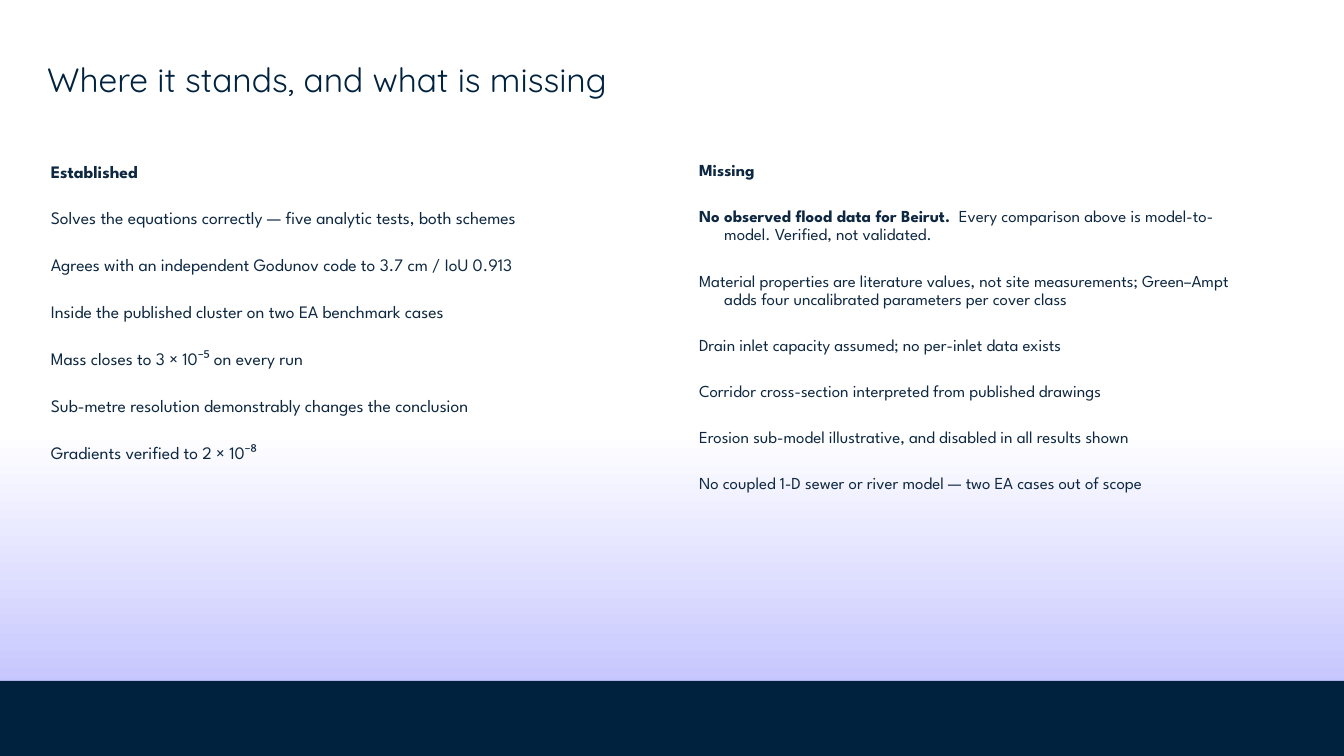
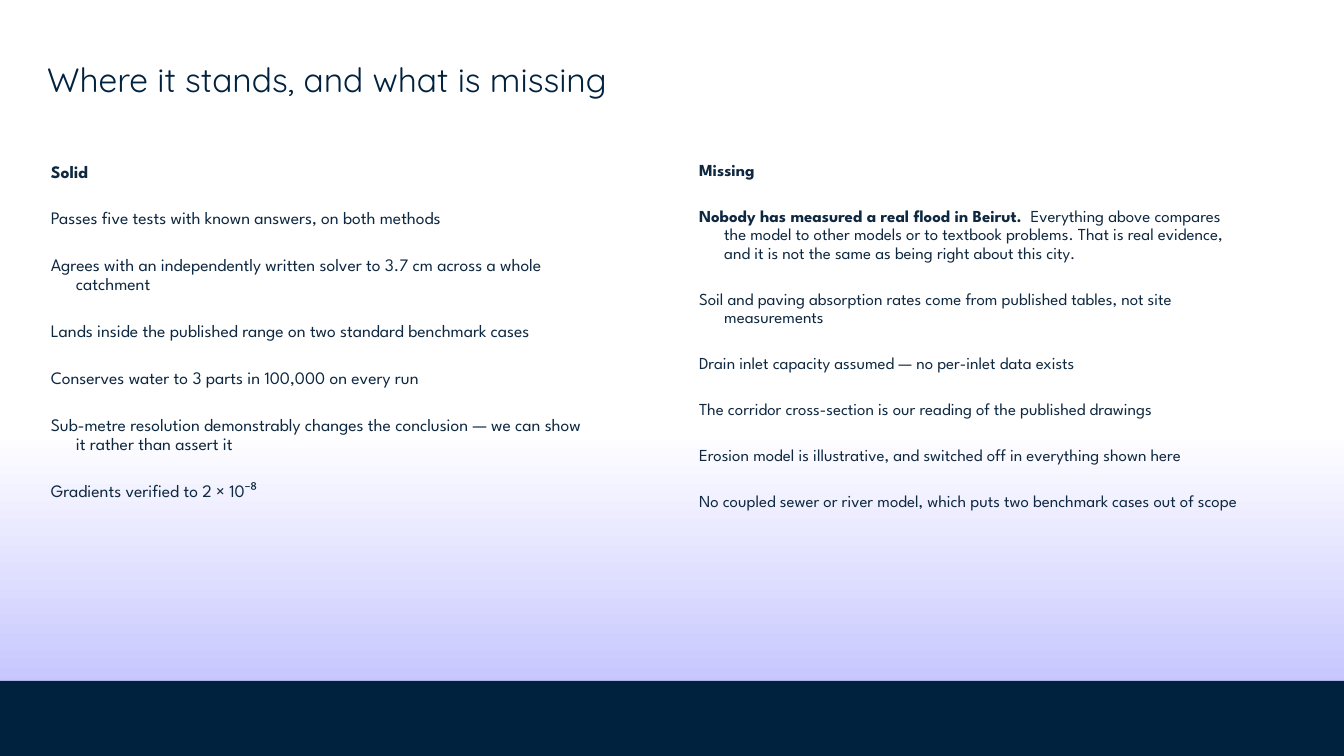
Before and after one commit to stathis-liap/Beirut_Project, a slide deck: slide 19 of output/presentation/almasar_technical_deck.pptx (slide 17 before the commit). Drawn at 1344x756 pixels with LibreOffice and Linux fonts; fonts in the diff are those of the drawing; background and template pictures are left out. Boxes give left, top, right and bottom in pixels: in the first picture for what was removed or moved away, otherwise in the second. Text is boxed around its words. In the diff, an @@ line names an element or a change of style, - is before the commit and + after.

Commit message:
Repitch the technical deck for engineers rather than hydraulics specialists
The deck assumed the audience read the flood-modelling literature. It should
assume they write software and understand maths.

- Every literature name is gone from the slides: Audusse reconstruction, Toro
  wave speeds, Kurganov-Petrova desingularisation, SIMP relaxation, Heaviside
  projection. The equation cards now annotate what each term *does* - "measure
  depth from the higher of the two beds, so still water stays still over a
  step" says more than the name ever did.
- The two schemes are "the cheap way" and "the full way", with what the cheap
  one drops and why it matters here, instead of a citation.
- New tech_loop.png: the stencil, the four steps of a timestep, and the per-run
  budget. Familiar ground for anyone who has written numerical code, and it
  makes steps 1 and 3 the only things that need explaining.
- Testing is framed as a test suite plus a runtime invariant, because that is
  what it is.
- Differentiability is explained as autograd through 75,000 steps - the same
  machinery that trains a network, applied to a solver.
- Adds "the idea in one paragraph" up front and drops the dense formulation
  slide that opened the old version.

20 slides, up from 18. The overview deck is unchanged.

```diff
--- a/output/presentation/almasar_technical_deck.pptx
+++ b/output/presentation/almasar_technical_deck.pptx
@@ text at [51, 166, 581, 451]: text changed @@
-Established
-Solves the equations correctly — five analytic tests, both schemes
-Agrees with an independent Godunov code to 3.7 cm / IoU 0.913
-Inside the published cluster on two EA benchmark cases
-Mass closes to 3 × 10⁻⁵ on every run
-Sub-metre resolution demonstrably changes the conclusion
+Solid
+Passes five tests with known answers, on both methods
+Agrees with an independently written solver to 3.7 cm across a whole catchment
+Lands inside the published range on two standard benchmark cases
+Conserves water to 3 parts in 100,000 on every run
+Sub-metre resolution demonstrably changes the conclusion — we can show it rather than assert it
@@ text at [699, 210, 1237, 511]: text changed @@
-No observed flood data for Beirut. Every comparison above is model-to-model. Verified, not validated.
-Material properties are literature values, not site measurements; Green–Ampt adds four uncalibrated parameters per cover class
-Drain inlet capacity assumed; no per-inlet data exists
-Corridor cross-section interpreted from published drawings
-Erosion sub-model illustrative, and disabled in all results shown
-No coupled 1-D sewer or river model — two EA cases out of scope
+Nobody has measured a real flood in Beirut. Everything above compares the model to other models or to textbook problems. That is real evidence, and it is not the same as being right about this city.
+Soil and paving absorption rates come from published tables, not site measurements
+Drain inlet capacity assumed — no per-inlet data exists
+The corridor cross-section is our reading of the published drawings
+Erosion model is illustrative, and switched off in everything shown here
+No coupled sewer or river model, which puts two benchmark cases out of scope
```
Also in this commit, not shown: 6 other slides changed, 12 slides added, 10 slides removed, 9 other files.
